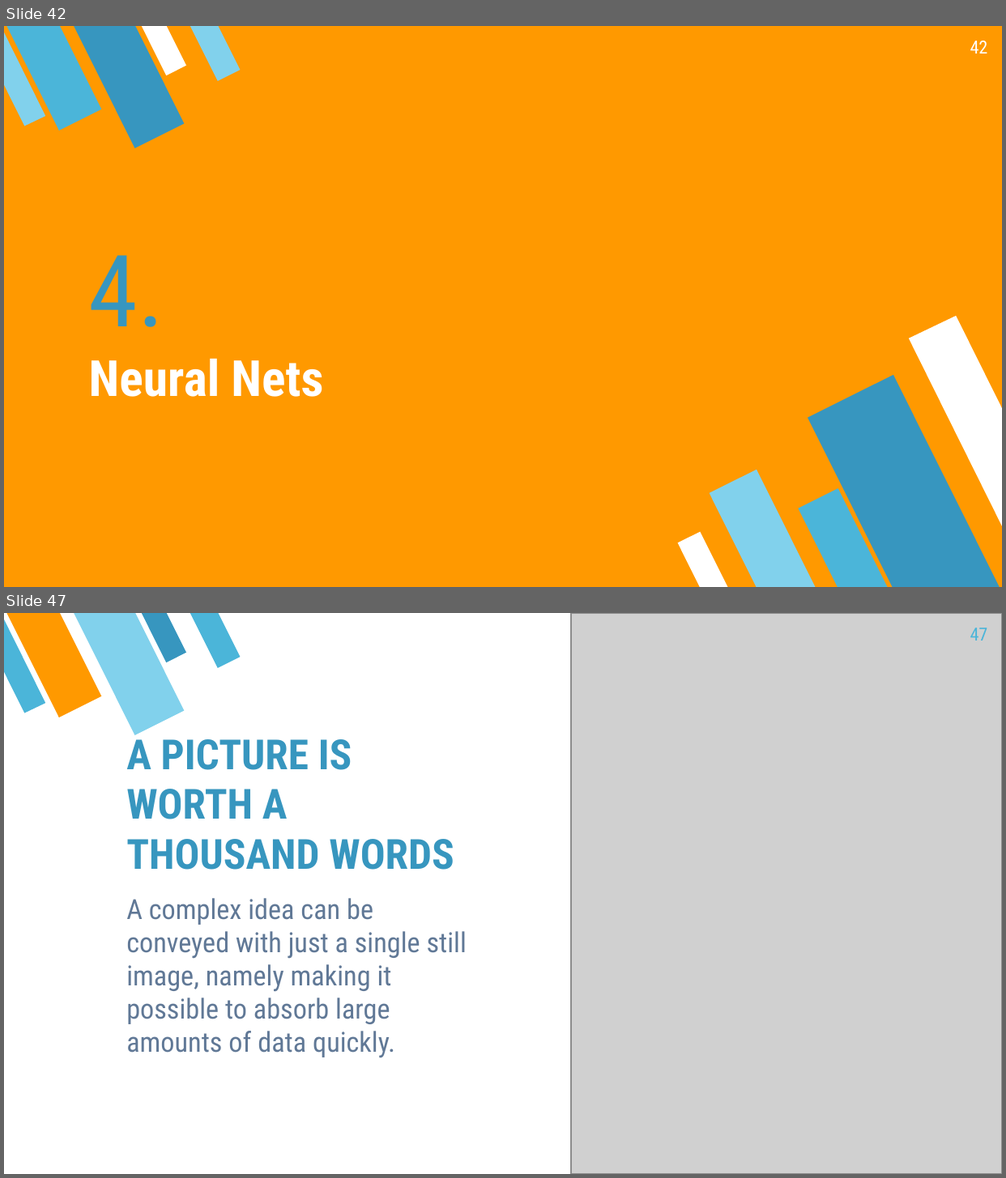
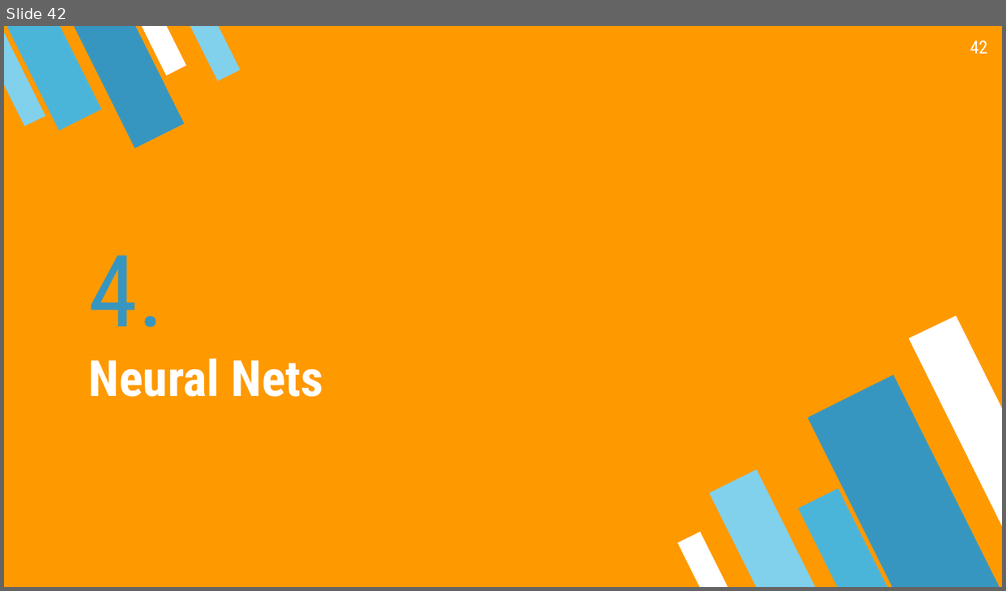
Before and after one commit to mayer79/ml_lecture, a slide deck: slides/DRAFT.pptx. Shown one above the other, each under a label of ours: slides 42 and 47 before the commit, slide 42 after it; the slides between them are not shown. The pictures are 1006x1178 and 1006x591 pixels, drawn with LibreOffice and Linux fonts; fonts in the diff are those of the drawing; grey boxes stand for pictures. Boxes give left, top, right and bottom in pixels: in the first picture for what was removed or moved away, otherwise in the second. Text is boxed around its words. In the diff, an @@ line names an element or a change of style, - is before the commit and + after.

```diff
--- a/slides/DRAFT.pptx
+++ b/slides/DRAFT.pptx
@@ slide 47 removed at <box>4,613,1002,1174</box>, background #FFFFFF @@
@@ group removed at <box>4,613,240,735</box>: 4 flow chart manual inputs, 1 freeform shape @@
@@ picture removed at <box>571,613,1002,1174</box> @@
@@ page number removed at <box>970,628,988,641</box> @@
-47
@@ title removed at <box>126,730,454,870</box> @@
-A PICTURE IS WORTH A THOUSAND WORDS
@@ text removed at <box>126,898,467,1059</box> @@
-A complex idea can be conveyed with just a single still image, namely making it possible to absorb large amounts of data quickly.
@@ group removed at <box>678,902,1002,1174</box>: 4 flow chart manual inputs, 1 freeform shape @@
```
Also in this commit, not shown: 1 slide changed, 12 slides added, 16 other slides removed, 3 other files.
